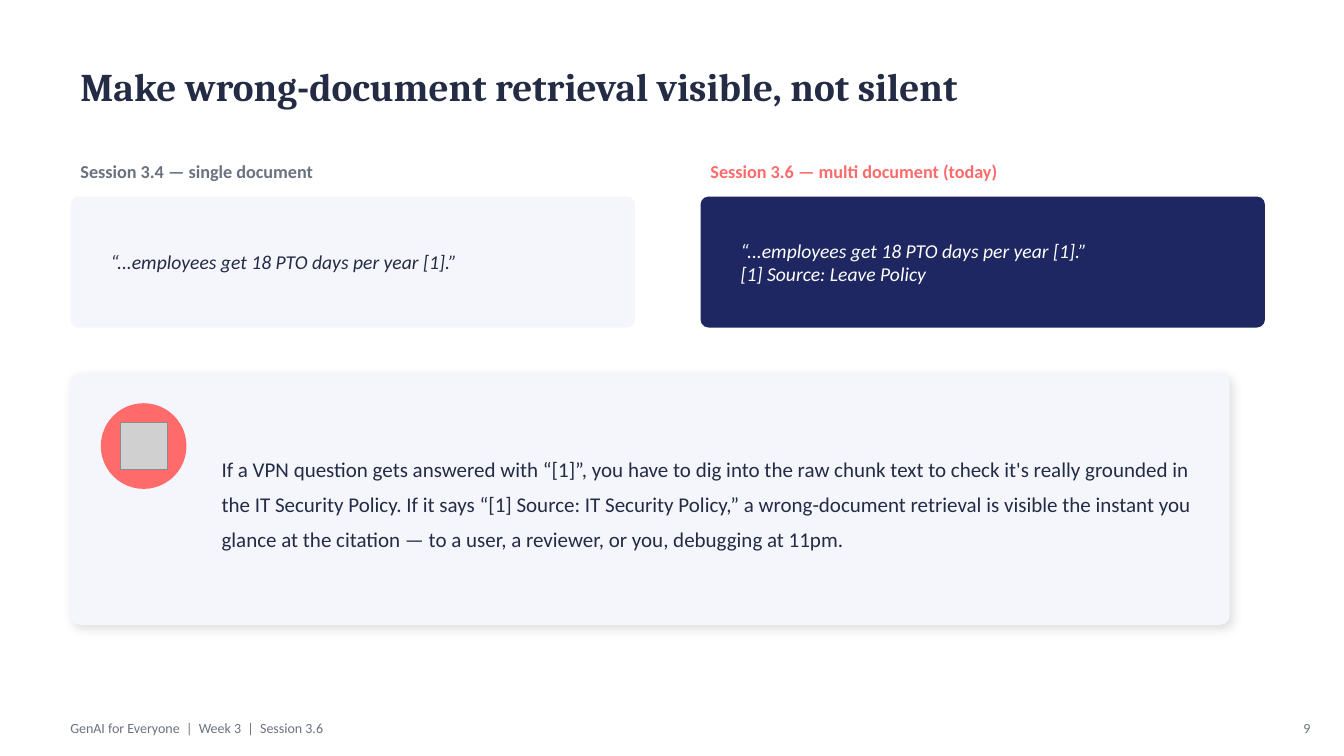
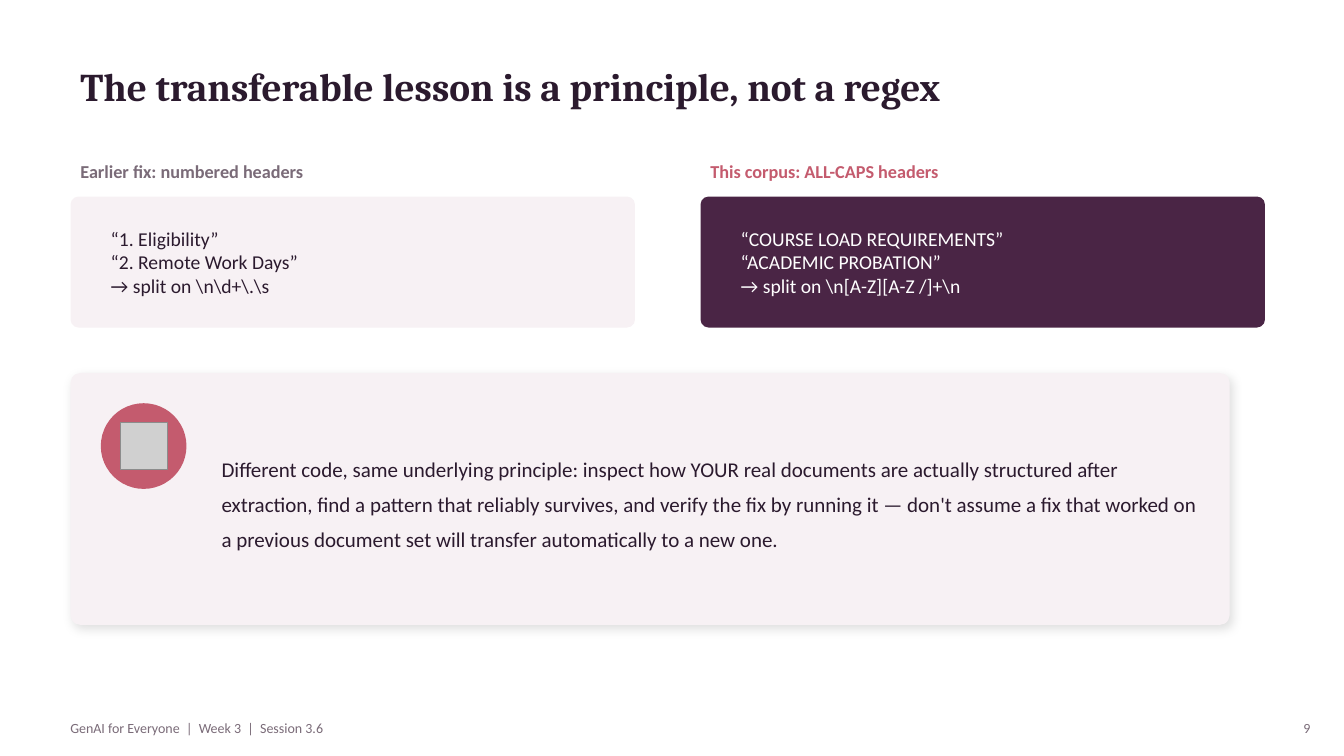
Before and after one commit to TechNaom/genai-for-everyone, a slide deck: slide 9 of slides/week-03/session-3.6.pptx. Drawn at 1344x756 pixels with LibreOffice and Linux fonts; fonts in the diff are those of the drawing; grey boxes stand for pictures. Boxes give left, top, right and bottom in pixels: in the first picture for what was removed or moved away, otherwise in the second. Text is boxed around its words. In the diff, an @@ line names an element or a change of style, - is before the commit and + after.

Commit message:
Rebuild Session 3.6 from scratch: campus Q&A bot, new corpus, new bug

```diff
--- a/slides/week-03/session-3.6.pptx
+++ b/slides/week-03/session-3.6.pptx
@@ text at [80, 73, 941, 110]: text changed; text colour #232B45 to #2B1A2E @@
-Make wrong-document retrieval visible, not silent
+The transferable lesson is a principle, not a regex
@@ text at [80, 165, 303, 178]: text changed; text colour #6B7280 to #7A6B78 @@
-Session 3.4 — single document
+Earlier fix: numbered headers
@@ text at [710, 165, 938, 181]: text changed; text colour #FF6B6B to #C45B6E @@
-Session 3.6 — multi document (today)
+This corpus: ALL-CAPS headers
@@ rounded rectangle at [71, 197, 635, 328]: fill #F4F6FB to #F7F1F4 @@
@@ rounded rectangle at [701, 197, 1265, 328]: fill #1E2761 to #4A2545 @@
@@ text at [111, 232, 298, 296]: text changed; text colour #232B45 to #2B1A2E; italic off @@
-“...employees get 18 PTO days per year [1].”
+“1. Eligibility”
+“2. Remote Work Days”
+→ split on \n\d+\.\s
@@ text at [741, 232, 1004, 296]: text changed; italic off @@
-“...employees get 18 PTO days per year [1].”
-[1] Source: Leave Policy
+“COURSE LOAD REQUIREMENTS”
+“ACADEMIC PROBATION”
+→ split on \n[A-Z][A-Z /]+\n
@@ rounded rectangle at [71, 373, 1230, 625]: fill #F4F6FB to #F7F1F4 @@
@@ ellipse at [101, 403, 187, 489]: fill #FF6B6B to #C45B6E @@
@@ text at [222, 462, 1196, 551]: text changed; text colour #232B45 to #2B1A2E @@
-If a VPN question gets answered with “[1]”, you have to dig into the raw chunk text to check it's really grounded in the IT Security Policy. If it says “[1] Source: IT Security Policy,” a wrong-document retrieval is visible the instant you glance at the citation — to a user, a reviewer, or you, debugging at 11pm.
+Different code, same underlying principle: inspect how YOUR real documents are actually structured after extraction, find a pattern that reliably survives, and verify the fix by running it — don't assume a fix that worked on a previous document set will transfer automatically to a new one.
@@ text "GenAI for Everyone | Week ..." at [70, 723, 323, 735]: text colour #6B7280 to #7A6B78 @@
```
Also in this commit, not shown: 7 other slides changed, 2 slides added, 2 slides removed, 10 other files.
